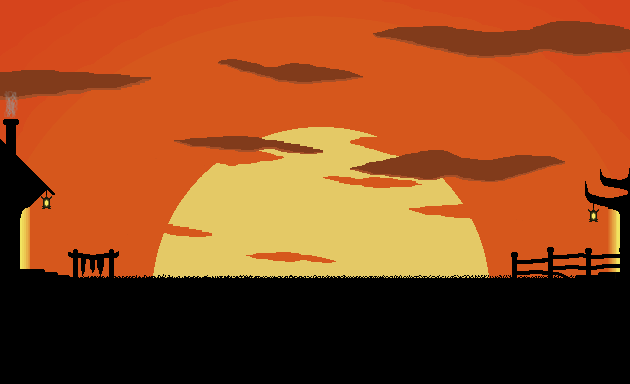
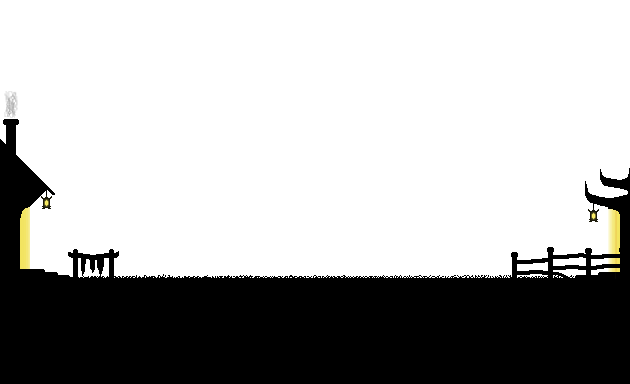
Revision of a layered 630×384 image; what changed, layer by layer:
added layer "ForeGround copy" above "ForeGround" over left=0, top=119, right=630, bottom=278
hid "Cloud 4" over left=373, top=21, right=630, bottom=58
hid "Cloud 2" over left=350, top=150, right=565, bottom=182
hid "cloud 3" over left=0, top=70, right=151, bottom=100
hid "Cloud 5" over left=218, top=59, right=363, bottom=84
hid "Cloud 1" over left=174, top=136, right=323, bottom=154
hid "Distant cloud 4" over left=350, top=134, right=494, bottom=156
hid "Distant cloud 3" over left=140, top=145, right=284, bottom=167
hid "Distant cloud 2" over left=323, top=176, right=422, bottom=188
hid "Distant cloud 1" over left=246, top=252, right=336, bottom=263
hid "Distant cloud" (1st of 2) over left=409, top=204, right=558, bottom=222
hid "Distant cloud" (2nd of 2) over left=63, top=219, right=212, bottom=237
hid "Background" over left=0, top=0, right=630, bottom=278
